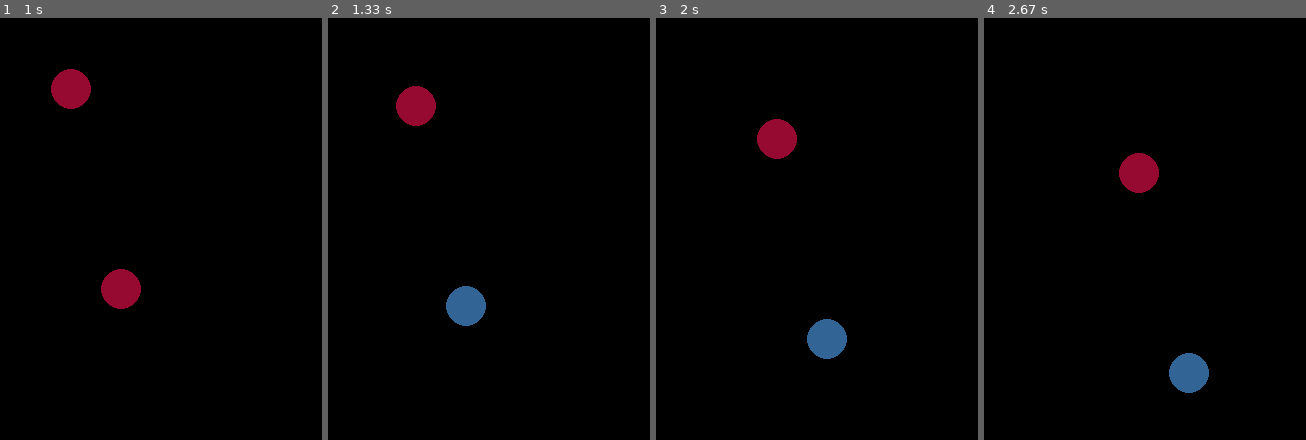
Above: before the commit, frames 1-4 (left to right).
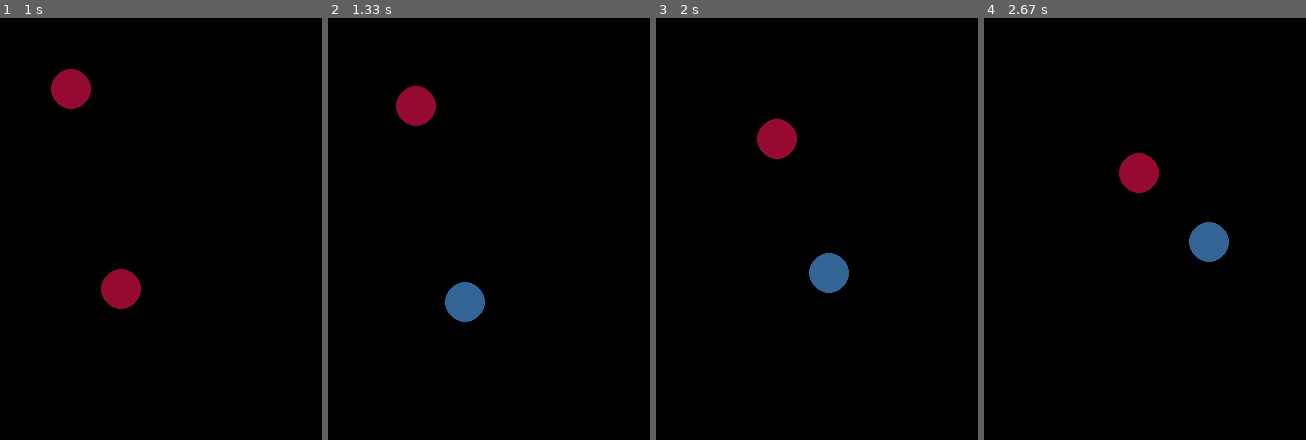
Above: after the commit, the same moments.

Repository: AndreyAD1/mipt_course
Game: pygame game, started from lesson_20_oop/ex_3_balls_with_oop.py
The game is run twice, just before and just after one commit, with the same random seed, the same clock (stepped at 60 frames per second) and the same inputs.
Inputs (mouse positions are in pixels of both pictures, inside the frame that each line leads up to):
- Up to frame 1 (1 s): hold Right 0.33-0.8 s; press the mouse at (outside the picture) at 0.87 s; move the mouse to (35, 245) at 0.97 s
- Up to frame 2 (1.33 s): release the mouse at (450, 300) at 1.1 s; hold Up from 1.17 s (still down)
- Up to frame 3 (2 s): release Up at 1.63 s; hold Right from 1.67 s (still down)
- Up to frame 4 (2.67 s): release Right at 2.13 s; hold Left from 2.17 s (still down)

Frame 1 is identical in both runs. In frame 2, 0.2% of the frame differs, in the area x 36-50%, y 62-73%; in frame 3, 1.8%, in the area x 46-60%, y 55-81%; in frame 4, 1.8%.

Commit message:
Complete the manual control of ball velocity.

Diff:
--- a/lesson_20_oop/ex_3_balls_with_oop.py
+++ b/lesson_20_oop/ex_3_balls_with_oop.py
@@ -17,6 +17,9 @@
         new_y = self.y + addend.y
         return Vector(new_x, new_y)
 
+    def __sub__(self, subtrahend):
+        return Vector(self.x - subtrahend.x, self.y - subtrahend.y)
+
     def __mul__(self, multiplier):
         return Vector(self.x * multiplier, self.y * multiplier)
 
@@ -31,9 +34,15 @@
         self.radius = 20
         self.velocity = Vector(50, 50)
         self.possible_colors = [(150, 10, 50), (50, 100, 150)]
+        self.friction_coefficient = 0.01
+        self.manual_control = False
 
-    def get_new_coordinates(self, dt: float):
+    def refresh_coordinates(self, dt: float):
         self.coords += self.velocity * dt
+
+    def refresh_velocity(self, acceleration: Vector):
+        self.velocity += acceleration
+        self.velocity -= self.velocity * self.friction_coefficient
 
     def change_direction_after_collision(self, x_border, y_border):
         if x_border:
@@ -48,6 +57,9 @@
             self.coords.get_int_coords(),
             self.radius
         )
+
+    def switch_manual_control(self):
+        self.manual_control = not self.manual_control
 
     @property
     def x(self):
@@ -97,6 +109,9 @@
 
     while True:
         click_position = ()
+        x_acceleration = 0
+        y_acceleration = 0
+
         dt = clock.tick(50) / 1000.0
 
         for event in pygame.event.get():
@@ -105,8 +120,19 @@
             if event.type == pygame.MOUSEBUTTONUP:
                 click_position = event.pos
 
+        if pygame.key.get_pressed()[pygame.K_RIGHT]:
+            x_acceleration += 5
+        if pygame.key.get_pressed()[pygame.K_LEFT]:
+            x_acceleration -= 5
+        if pygame.key.get_pressed()[pygame.K_DOWN]:
+            y_acceleration += 5
+        if pygame.key.get_pressed()[pygame.K_UP]:
+            y_acceleration -= 5
+
+        acceleration = Vector(x_acceleration, y_acceleration)
+
         for ball in balls:
-            ball.get_new_coordinates(dt)
+            ball.refresh_coordinates(dt)
             x_border_reached = (
                     ball.left_edge < 0 or ball.right_edge > display_width
             )
@@ -119,6 +145,10 @@
             )
             if click_position and ball.click_is_on_the_ball(click_position):
                 ball.change_color()
+                ball.switch_manual_control()
+
+            if ball.manual_control:
+                ball.refresh_velocity(acceleration)
 
         screen.fill((0, 0, 0))
 
